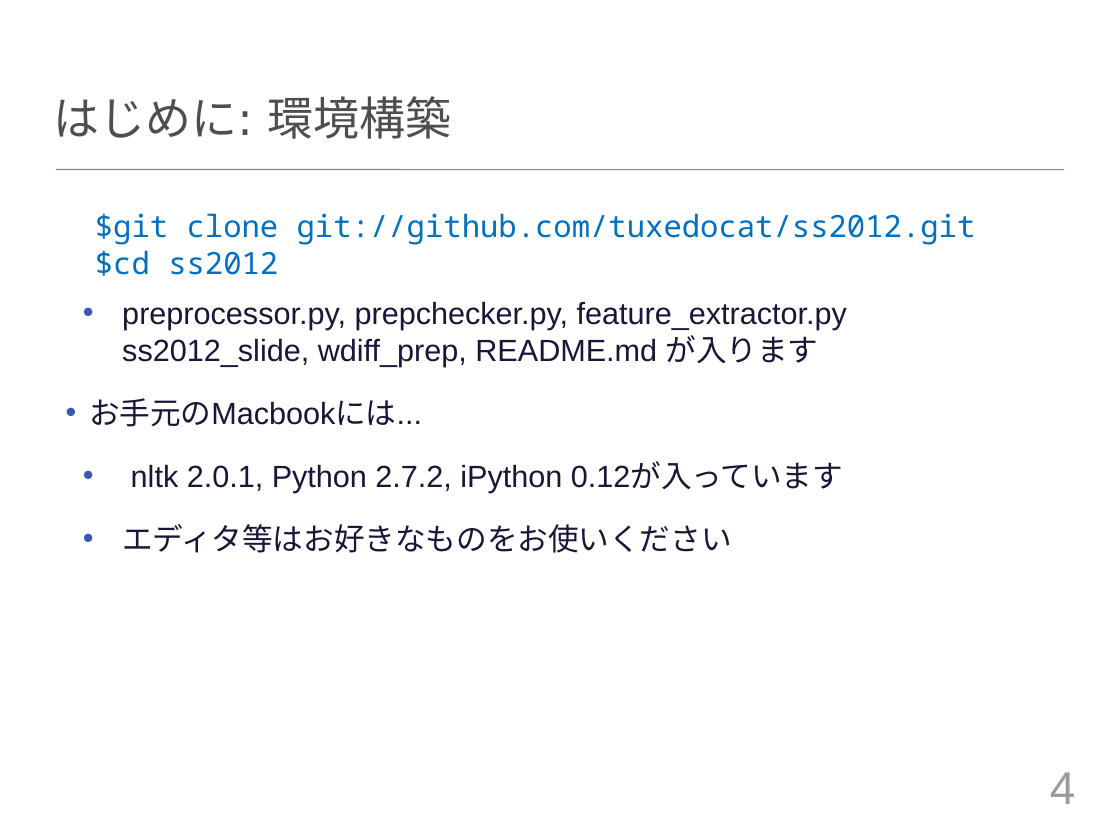
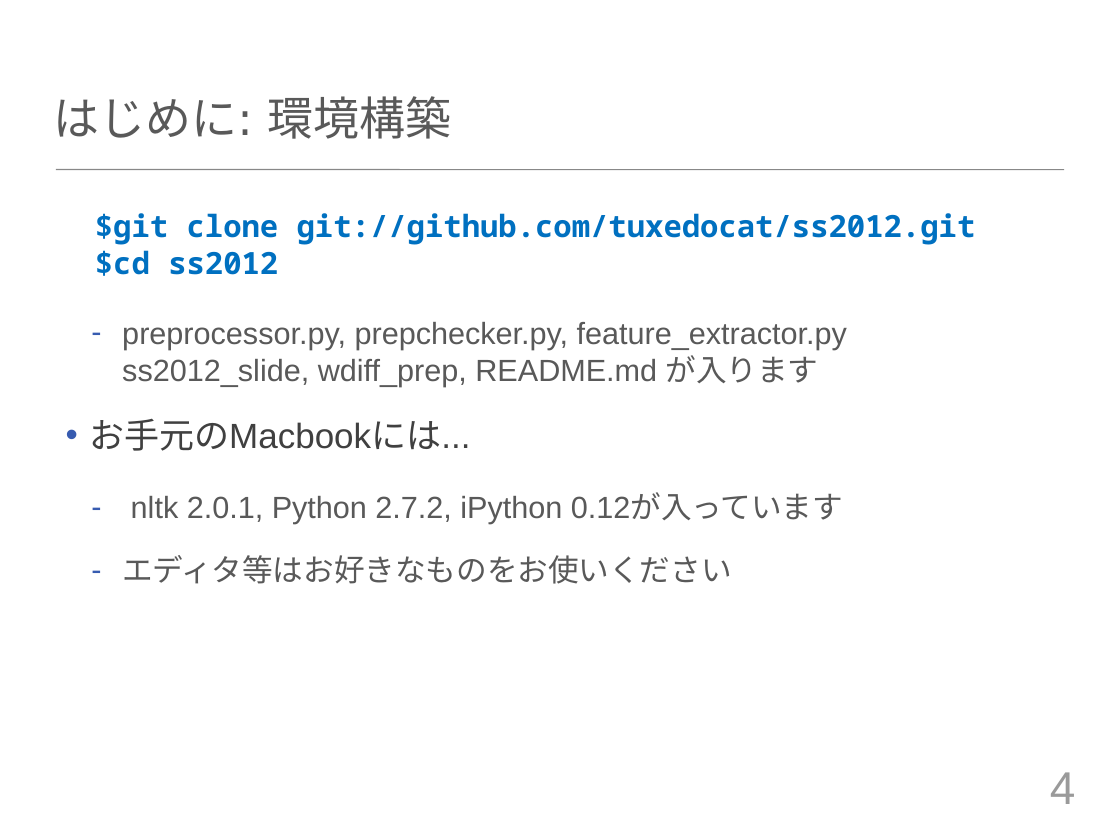
Before and after one commit to tuxedocat/ss2012, a slide deck: slide 4 of ss2012_slide.pptx. Drawn at 1120x840 pixels with LibreOffice and Linux fonts; fonts in the diff are those of the drawing. Boxes give left, top, right and bottom in pixels: in the first picture for what was removed or moved away, otherwise in the second. Text is boxed around its words. In the diff, an @@ line names an element or a change of style, - is before the commit and + after.

```diff
--- a/ss2012_slide.pptx
+++ b/ss2012_slide.pptx
@@ text at <box>95,213,976,276</box>: text changed; bold on @@
-    $git clone git://github.com/tuxedocat/ss2012.git
-    $cd ss2012
+    $git clone git://github.com/tuxedocat/ss2012.git
+    $cd ss2012
@@ text at <box>89,322,847,584</box>: text colour #1C1538 to #595959 in "preprocessor.py, prepchecker.py, feature_extractor.py ss2012 ...", "nltk 2.0.1, Python 2.7.2, iPython 0.12が入っています", "エディタ等はお好きなものをお使いください"; size 28 to 32 pt, text colour #1C1538 to #404040 in "お手元のMacbookには..."; bullet • to -; more space between paragraphs @@
```
Also in this commit, not shown: 18 other slides changed, 1 slide added.
